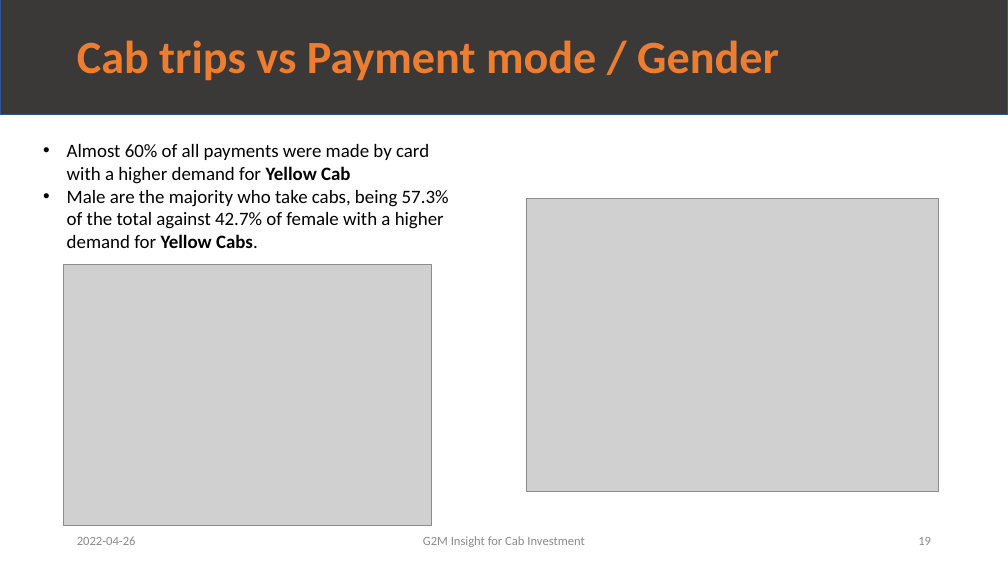
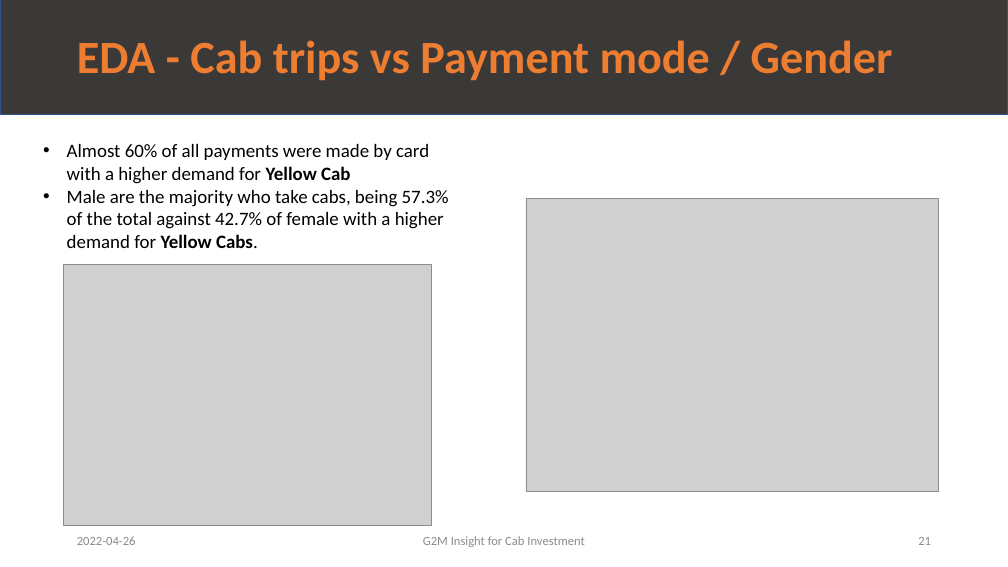
Before and after one commit to leopqrz/Data_Glacier_Internship, a slide deck: slide 21 of week_02/G2M_Case_Study_V1.0_Leo.pptx (slide 19 before the commit). Drawn at 1008x567 pixels with LibreOffice and Linux fonts; fonts in the diff are those of the drawing; grey boxes stand for pictures. Boxes give left, top, right and bottom in pixels: in the first picture for what was removed or moved away, otherwise in the second. Text is boxed around its words. In the diff, an @@ line names an element or a change of style, - is before the commit and + after.

```diff
--- a/week_02/G2M_Case_Study_V1.0_Leo.pptx
+++ b/week_02/G2M_Case_Study_V1.0_Leo.pptx
@@ text at box(77, 40, 893, 81): text changed @@
-Cab trips vs Payment mode / Gender
+EDA - Cab trips vs Payment mode / Gender
@@ page number at box(918, 537, 931, 545): text changed @@
-19
+21
```
Also in this commit, not shown: 35 other slides changed, 2 slides added, 1 other file.
